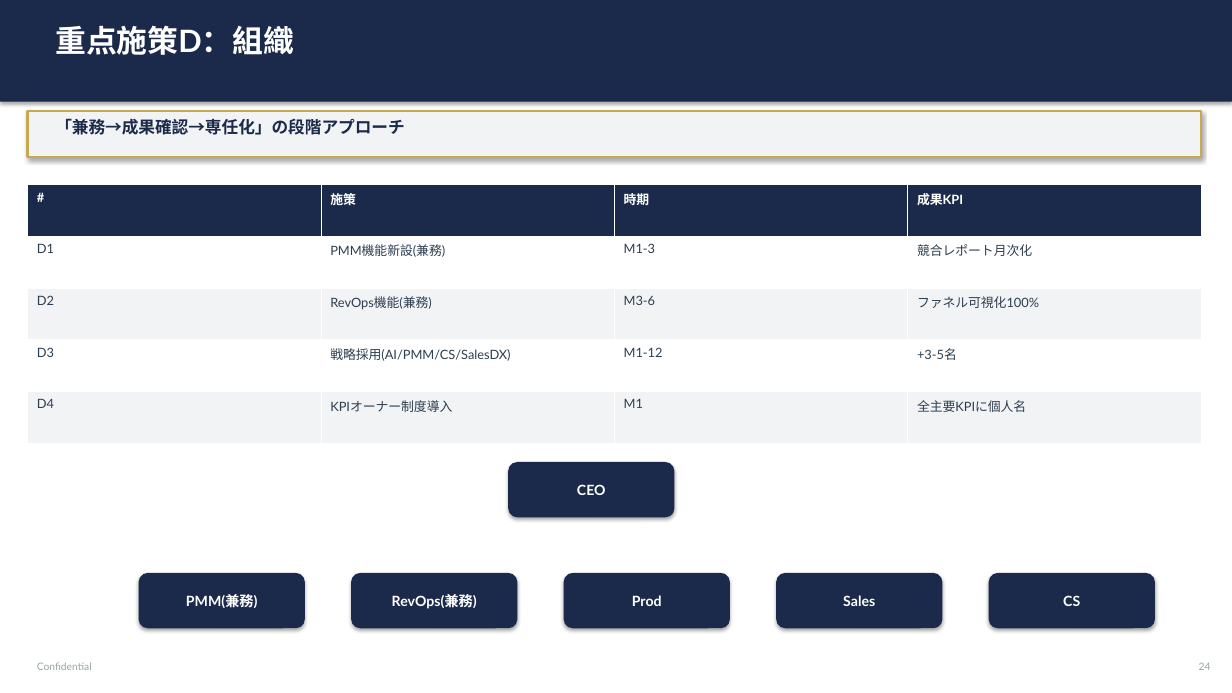
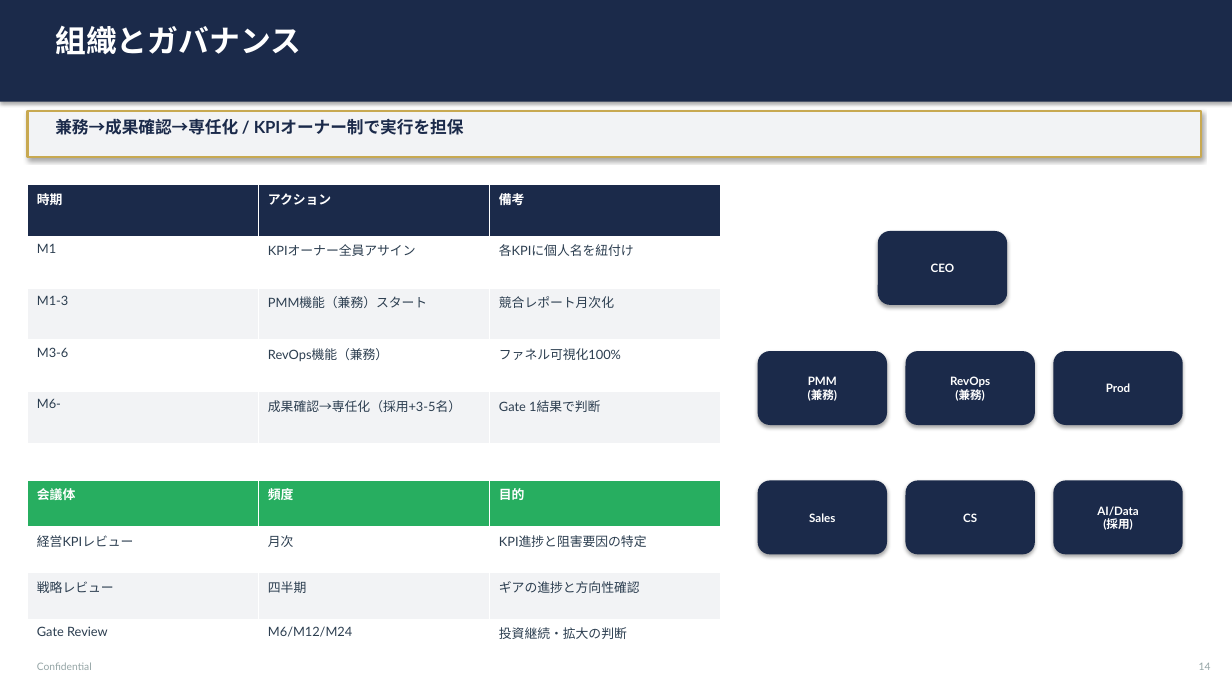
Before and after one commit to kapigon001/nexpro-strategy, a slide deck: slide 14 of output/nexpro_strategy_presentation.pptx (slide 24 before the commit). Drawn at 1232x693 pixels with LibreOffice and Linux fonts; fonts in the diff are those of the drawing. Boxes give left, top, right and bottom in pixels: in the first picture for what was removed or moved away, otherwise in the second. Text is boxed around its words. In the diff, an @@ line names an element or a change of style, - is before the commit and + after.

```diff
--- a/output/nexpro_strategy_presentation.pptx
+++ b/output/nexpro_strategy_presentation.pptx
@@ text at [55, 26, 301, 55]: text changed @@
-重点施策D：組織
+組織とガバナンス
@@ text at [55, 119, 464, 135]: text changed @@
-「兼務→成果確認→専任化」の段階アプローチ
+兼務→成果確認→専任化 / KPIオーナー制で実行を担保
@@ table at [28, 185, 721, 444] @@
-column 1: # | D1 | D2 | D3 | D4
-column 2: 施策 | PMM機能新設(兼務) | RevOps機能(兼務) | 戦略採用(AI/PMM/CS/SalesDX) | KPIオーナー制度導入
-column 3: 時期 | M1-3 | M3-6 | M1-12 | M1
-column 4: 成果KPI | 競合レポート月次化 | ファネル可視化100% | +3-5名 | 全主要KPIに個人名
+column 1: 時期 | M1 | M1-3 | M3-6 | M6-
+column 2: アクション | KPIオーナー全員アサイン | PMM機能（兼務）スタート | RevOps機能（兼務） | 成果確認→専任化（採用+3-5名）
+column 3: 備考 | 各KPIに個人名を紐付け | 競合レポート月次化 | ファネル可視化100% | Gate 1結果で判断
@@ table: place and size @@
-table at [28, 185, 1200, 444]
+table at [28, 185, 721, 444]
@@ rounded rectangle "CEO": place and size @@
-rounded rectangle "CEO" at [508, 462, 675, 518]
+rounded rectangle "CEO" at [878, 231, 1007, 305]
@@ rounded rectangle "PMM (兼務)": place and size @@
-rounded rectangle "PMM (兼務)" at [139, 573, 305, 628]
+rounded rectangle "PMM (兼務)" at [758, 351, 887, 425]
@@ rounded rectangle "RevOps (兼務)": place and size @@
-rounded rectangle "RevOps (兼務)" at [351, 573, 518, 628]
+rounded rectangle "RevOps (兼務)" at [906, 351, 1035, 425]
@@ size 11 to 9 pt in 4 elements at [758, 481, 887, 555], [906, 481, 1035, 555], [878, 231, 1007, 305], [1054, 351, 1183, 425] @@
@@ rounded rectangle "Prod": place and size @@
-rounded rectangle "Prod" at [564, 573, 730, 628]
+rounded rectangle "Prod" at [1054, 351, 1183, 425]
@@ text in rounded rectangle at [808, 376, 837, 402]: text changed; size 11 to 9 pt @@
-PMM(兼務)
+PMM
+(兼務)
@@ text in rounded rectangle at [950, 376, 990, 402]: text changed; size 11 to 9 pt @@
-RevOps(兼務)
+RevOps
+(兼務)
@@ table added at [28, 481, 721, 665], 4 rows, 3 columns @@
+会議体 | 頻度 | 目的
+経営KPIレビュー | 月次 | KPI進捗と阻害要因の特定
+戦略レビュー | 四半期 | ギアの進捗と方向性確認
+Gate Review | M6/M12/M24 | 投資継続・拡大の判断
@@ rounded rectangle "Sales": place and size @@
-rounded rectangle "Sales" at [776, 573, 943, 628]
+rounded rectangle "Sales" at [758, 481, 887, 555]
@@ rounded rectangle "CS": place and size @@
-rounded rectangle "CS" at [989, 573, 1155, 628]
+rounded rectangle "CS" at [906, 481, 1035, 555]
@@ rounded rectangle added at [1054, 481, 1183, 555], fill #1B2A4A, 9 pt, text #FFFFFF, bold @@
+AI/Data
+(採用)
@@ text at [1199, 663, 1211, 670]: text changed @@
-24
+14
```
Also in this commit, not shown: 10 other slides changed, 11 slides added, 24 slides removed, 2 other files.
